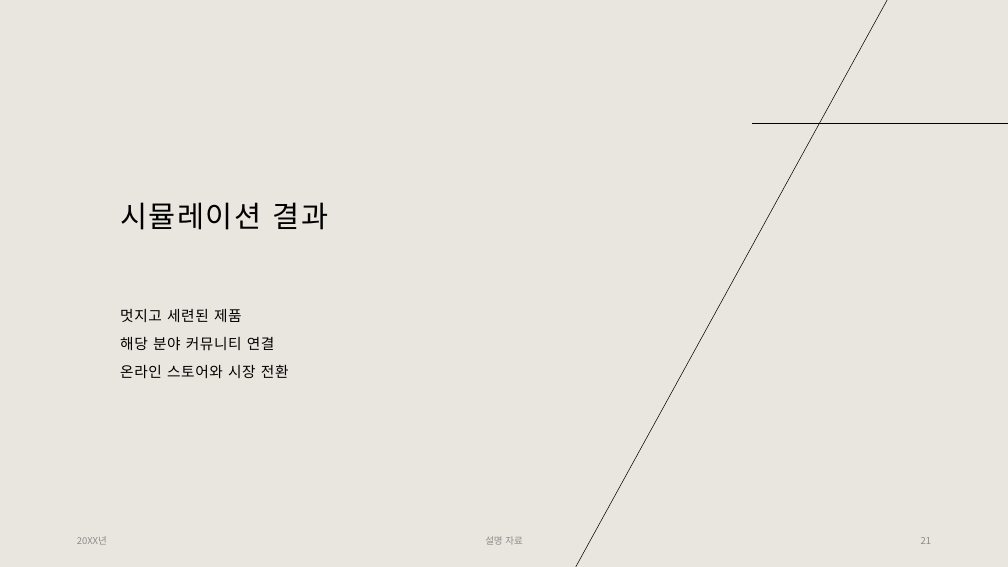
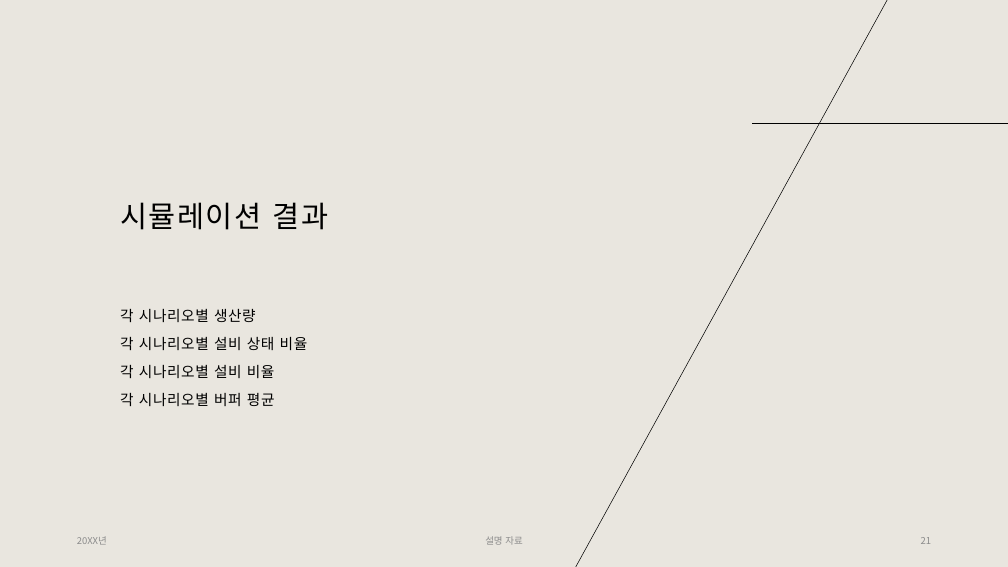
Before and after one commit to Tentailsahri/DT_FINAL_Project, a slide deck: slide 21 of 문서/시나리오에 따른 공정 시뮬레이션 발표 - 안형석.pptx. Drawn at 1008x567 pixels with LibreOffice and Linux fonts; fonts in the diff are those of the drawing. Boxes give left, top, right and bottom in pixels: in the first picture for what was removed or moved away, otherwise in the second. Text is boxed around its words. In the diff, an @@ line names an element or a change of style, - is before the commit and + after.

Commit message:
시나리오 4 추가

```diff
--- a/문서/시나리오에 따른 공정 시뮬레이션 발표 - 안형석.pptx
+++ b/문서/시나리오에 따른 공정 시뮬레이션 발표 - 안형석.pptx
@@ text at (120, 309, 308, 406): text changed @@
-멋지고 세련된 제품
-해당 분야 커뮤니티 연결
-온라인 스토어와 시장 전환
+각 시나리오별 생산량
+각 시나리오별 설비 상태 비율
+각 시나리오별 설비 비율
+각 시나리오별 버퍼 평균
```
Also in this commit, not shown: 2 other files.
